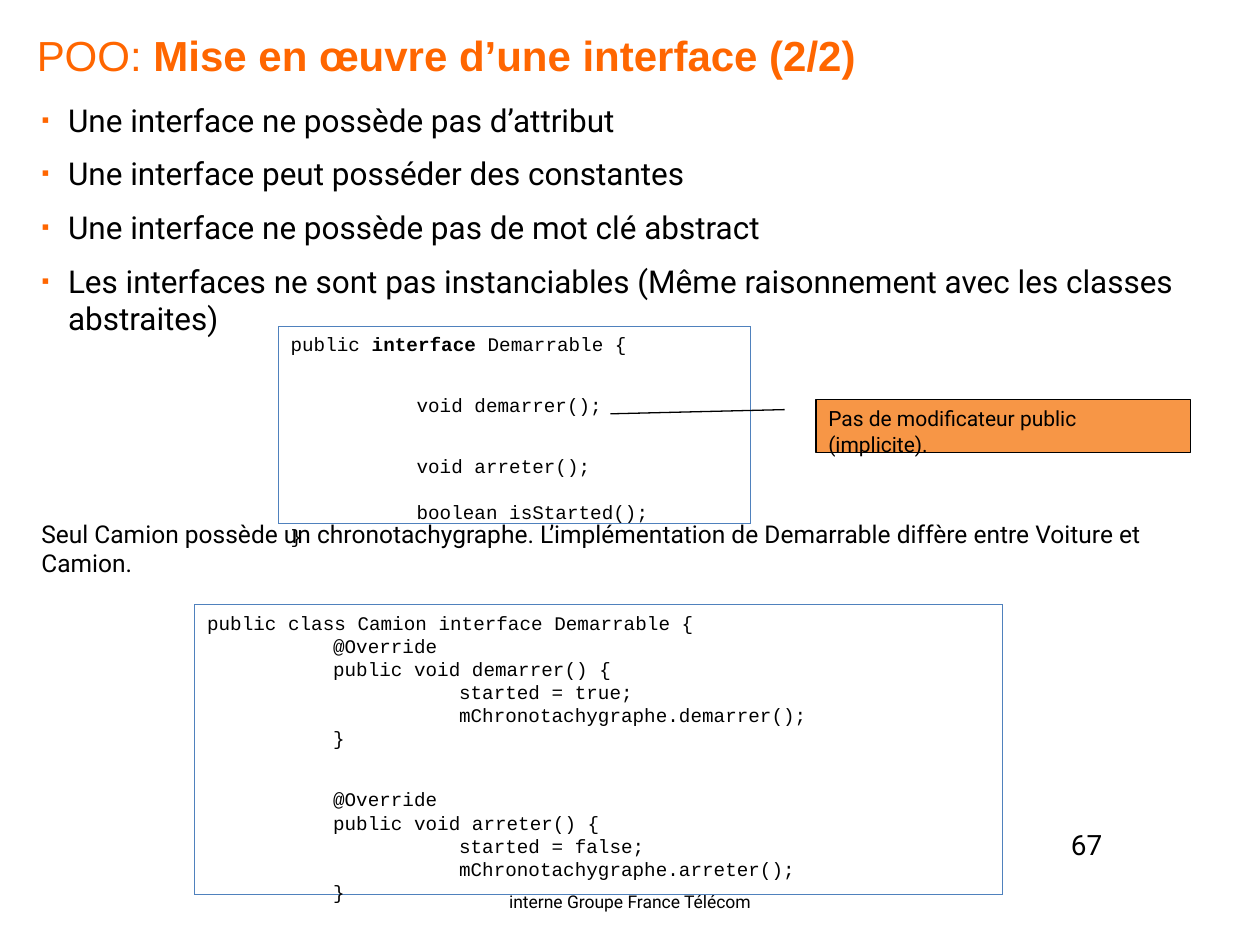
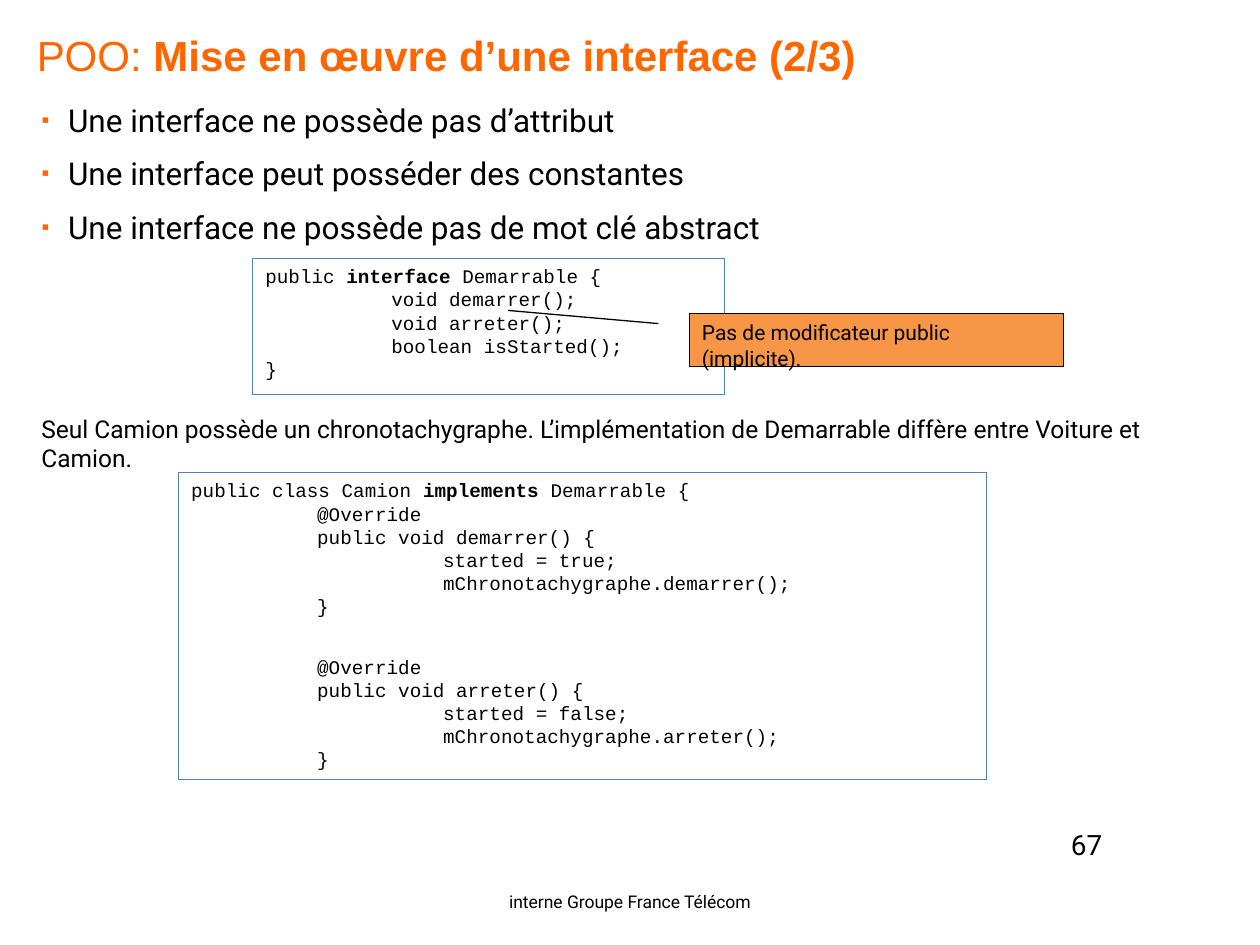
Before and after one commit to yplo6403/formationjava, a slide deck: slide 67 of doc/Java-OL1.pptx. Drawn at 1260x945 pixels with LibreOffice and Linux fonts; fonts in the diff are those of the drawing; background and template pictures are left out. Boxes give left, top, right and bottom in pixels: in the first picture for what was removed or moved away, otherwise in the second. Text is boxed around its words. In the diff, an @@ line names an element or a change of style, - is before the commit and + after.

```diff
--- a/doc/Java-OL1.pptx
+++ b/doc/Java-OL1.pptx
@@ text at bbox=[37, 40, 855, 79]: text changed @@
-POO: Mise en œuvre d’une interface (2/2)
+POO: Mise en œuvre d’une interface (2/3)
@@ text at bbox=[68, 268, 1173, 337]: paragraph removed @@
-▪ Les interfaces ne sont pas instanciables (Même raisonnement avec les classes abstraites)
@@ rectangle "public interface Demarrable {": place and size @@
-rectangle "public interface Demarrable {" at bbox=[278, 326, 751, 523]
+rectangle "public interface Demarrable {" at bbox=[253, 258, 726, 394]
@@ border callout "Pas de modificateur public (implicite).": place and size @@
-border callout "Pas de modificateur public (implicite)." at bbox=[816, 399, 1191, 452]
+border callout "Pas de modificateur public (implicite)." at bbox=[689, 314, 1063, 367]
@@ border callout "Pas de modificateur public (implicite)." at bbox=[689, 314, 1063, 367]: proportions changed @@
@@ rectangle "public class Camion implements Demarrable ...": place and size @@
-rectangle "public class Camion implements Demarrable ..." at bbox=[194, 605, 1002, 893]
+rectangle "public class Camion implements Demarrable ..." at bbox=[179, 472, 987, 780]
@@ text in rectangle at bbox=[191, 484, 667, 501]: text changed @@
-public class Camion interface Demarrable {
+public class Camion implements Demarrable {
```
Also in this commit, not shown: 25 other slides changed, 1 slide added, 1 other file.
